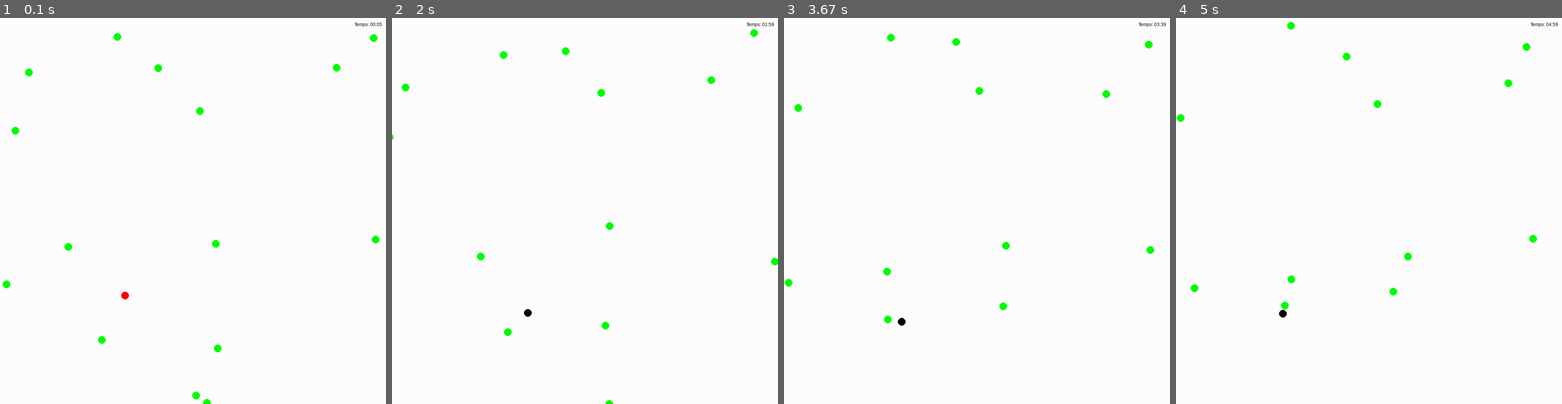
Above: before the commit, frames 1-4 (left to right).
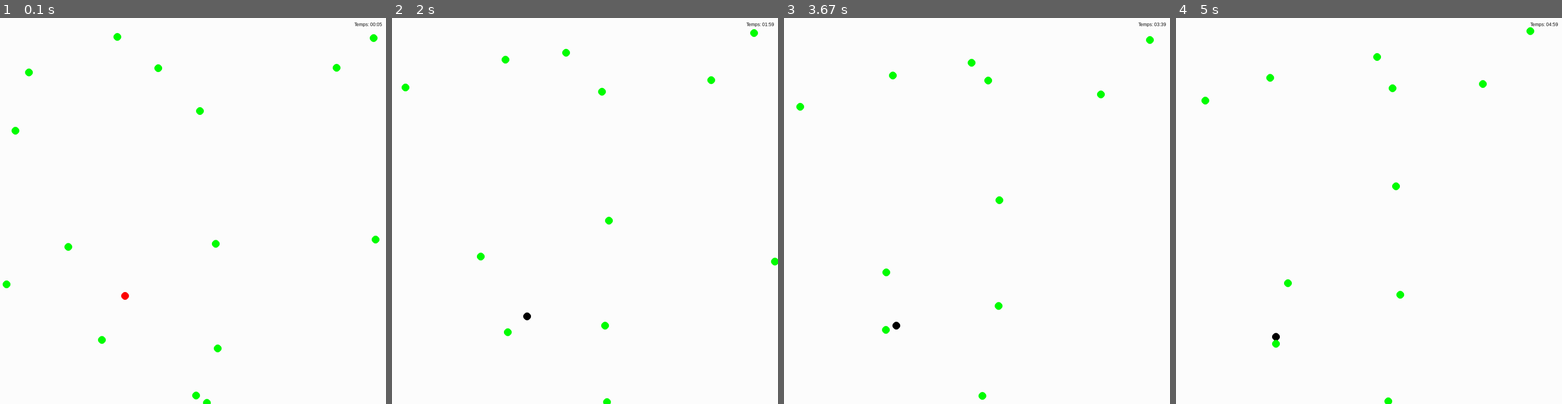
Above: after the commit, the same moments.

Repository: Florian-DELRIEU/IA-PreyPredators
Game: pygame game, started from main.py
Same seed, same stepped clock (60 frames per second), same inputs: the game is played once before the commit and once after it.
Inputs:
- Up to frame 1 (0.1 s): no input
- Up to frame 2 (2 s): tap Space at 0.33, 0.73, 1.03, 1.23, 1.57, 1.87 s
- Up to frame 3 (3.67 s): tap Space at 2.07, 2.37, 2.63, 2.97, 3.27, 3.4 s
- Up to frame 4 (5 s): tap Space at 3.8, 4.1, 4.47, 4.87 s

The runs differ from the first frame. In frame 1, less than 0.1% of the frame differs, in the area x 31-34%, y 70-73%; in frame 2, 0.2%; in frame 3, 0.7%; in frame 4, 0.8%, in the area x 0-94%, y 1-100%.

Commit message:
[1.0] - Improve blob declaration

Diff:
--- a/classes.py
+++ b/classes.py
@@ -8,7 +8,7 @@
 Predators = []
 
 class blob:
-    def __init__(self,x=None,y=None,direction=None,is_predator=False):
+    def __init__(self,x=None,y=None,direction=None,is_predator=False,speed=1,detect_range=100,color=RED):
         if x is None:   self.x = random.randint(0,width)
         else:           self.x = x
         if y is None:   self.y = random.randint(0,height)
@@ -17,12 +17,12 @@
         else:           self.direction = np.radians(direction)
         self.is_predator = is_predator
         self.size = 10
-        self.color = RED if is_predator else GREEN
-        self.speed = 1 * 60/FPS # Pour rester constant selon les FPS
+        self.color = color
+        self.speed = speed * 60/FPS # Pour rester constant selon les FPS
         self.iteration = 0
         self.rays = []
         self.rays_angles = []
-        self.detect_range = 100
+        self.detect_range = detect_range
         self.target = None
         self.energy = 50 if self.is_predator else 10
         if self.is_predator : Predators.append(self)
@@ -87,7 +87,7 @@
         if self in Preys        : Preys.__delitem__(Preys.index(self))
 
     def split(self):
-        blob(self.x,self.y,None,self.is_predator)
+        blob(self.x,self.y,None,self.is_predator,color=blob.color,speed=blob.speed,detect_range=100)
         self.energy -= self.split_cost
 
     def bite(self,target):
--- a/main.py
+++ b/main.py
@@ -5,8 +5,8 @@
 from classes import blob,Preys,Predators
 
 # Blobs
-for _ in range (15): blob(None,None,None,False)
-for _ in range (1): blob(None,None,None,True)
+for _ in range (15): blob(None,None,None,False,color=GREEN)
+for _ in range (1): blob(None,None,None,True,color=RED,speed=1.2)
 
 selected_blob = None
 # Boucle principale
